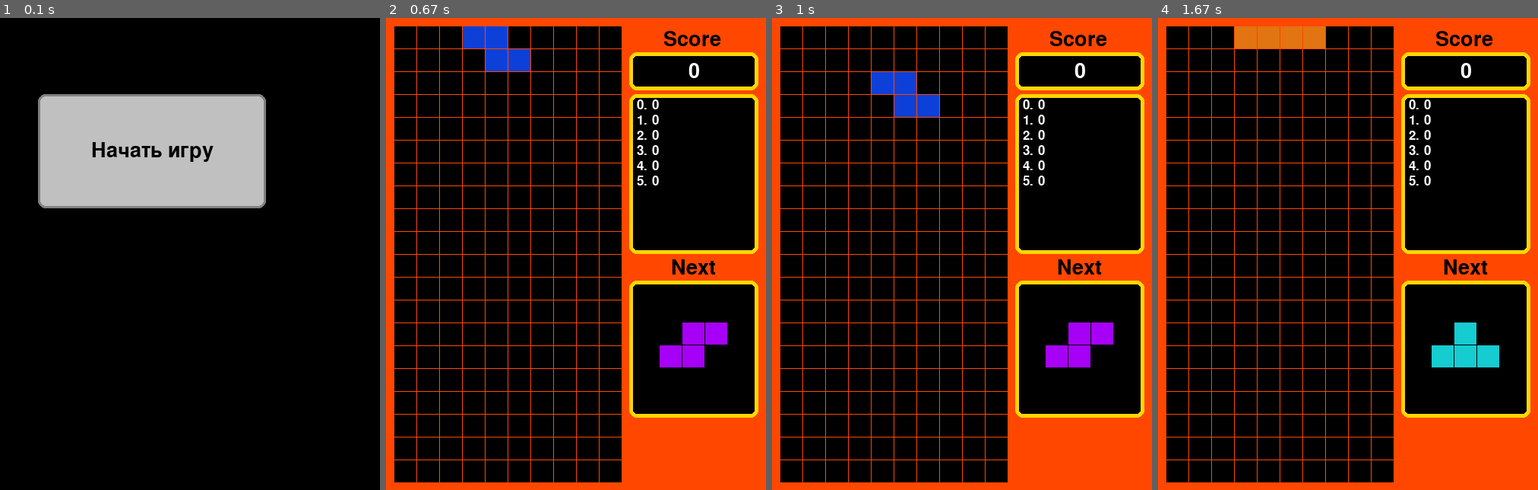
Above: before the commit, frames 1-4 (left to right).
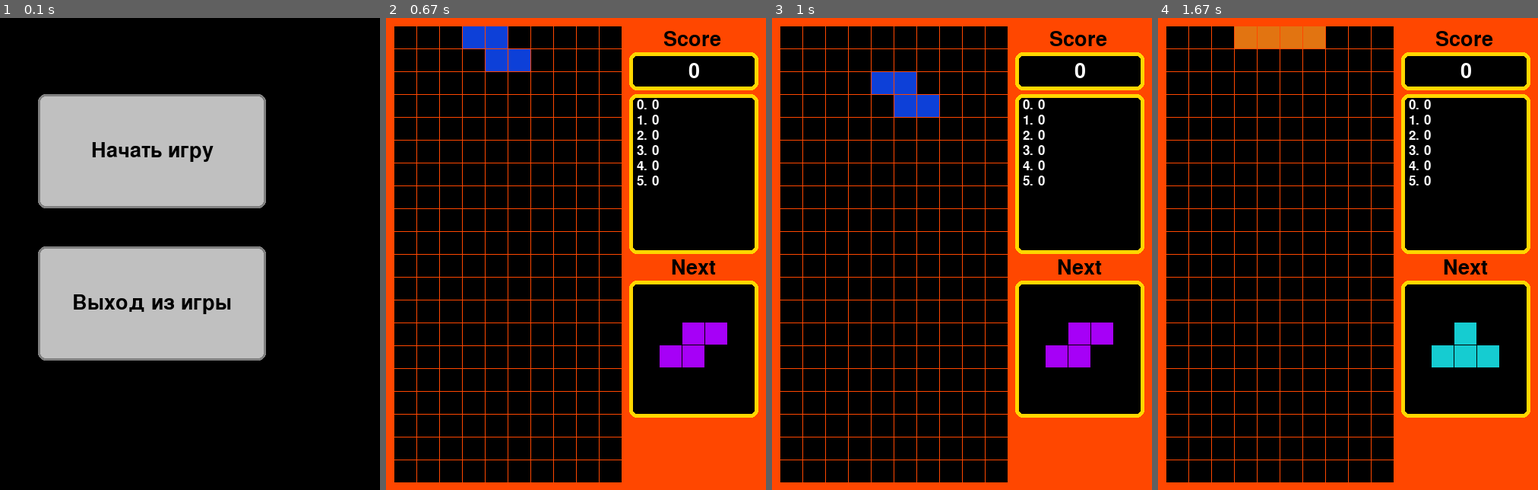
Above: after the commit, the same moments.

Repository: malina3123/pygametetris
Game: pygame game, started from tetris.py
Same seed, same stepped clock (60 frames per second), same inputs: the game is played once before the commit and once after it.
Inputs (mouse positions are in pixels of both pictures, inside the frame that each line leads up to):
- Up to frame 1 (0.1 s): no input
- Up to frame 2 (0.67 s): click "Начать игру" at 0.38 s
- Up to frame 3 (1 s): hold Right from 0.67 s (still down); move the mouse to (946, 277) at 0.7 s
- Up to frame 4 (1.67 s): release Right at 1.13 s; hold Up 1.17-1.47 s; tap Space at 1.23, 1.57 s; hold Right from 1.5 s (still down)

The runs differ from the first frame. In frame 1, 14% of the frame differs, in the area x 10-70%, y 48-73%; in frame 2, nothing differs; in frame 3, nothing differs; in frame 4, nothing differs.

Commit message:
Добавление выхода из главного меню

Diff:
--- a/tetris.py
+++ b/tetris.py
@@ -34,6 +34,7 @@
 difficulty = 0
 
 button=Button(50,100,300,150,"Начать игру")
+escbutton=Button(50,300,300,150,"Выход из игры")
 
 while True:
     for event in pygame.event.get():
@@ -42,6 +43,12 @@
             sys.exit()
 
     button.button_pressed(screen)
+    escbutton.button_pressed(screen)
+
+    if escbutton.next_page:
+        pygame.quit()
+        sys.exit()
+
     pygame.display.update()
     clock.tick()
 
